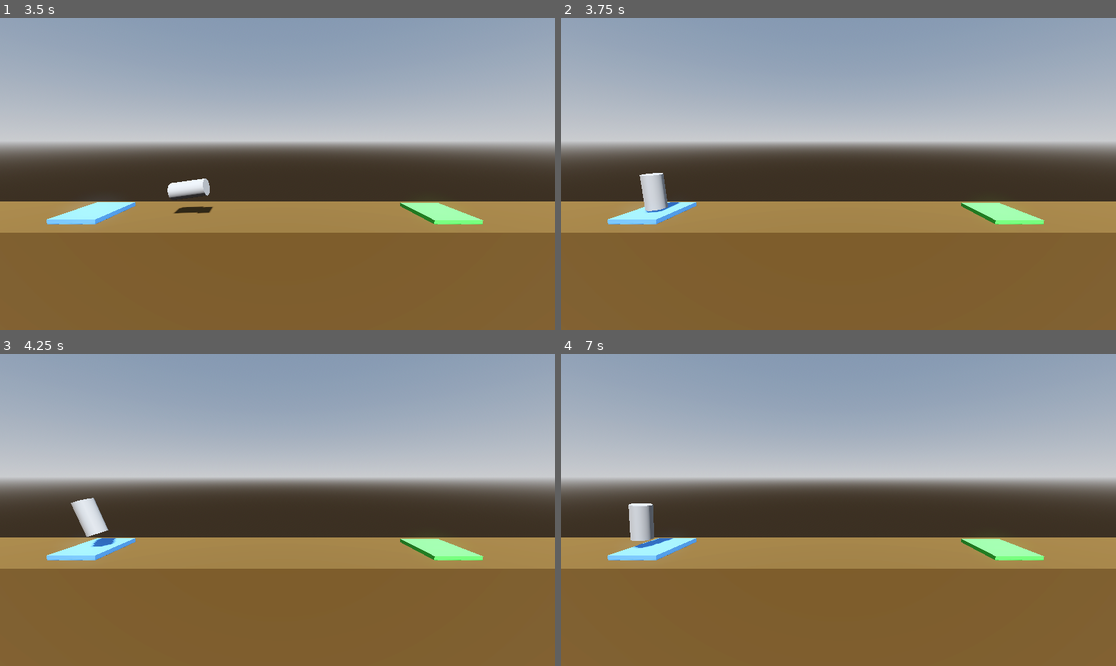
Above: before the commit, frames 1-4 (two rows, left to right).
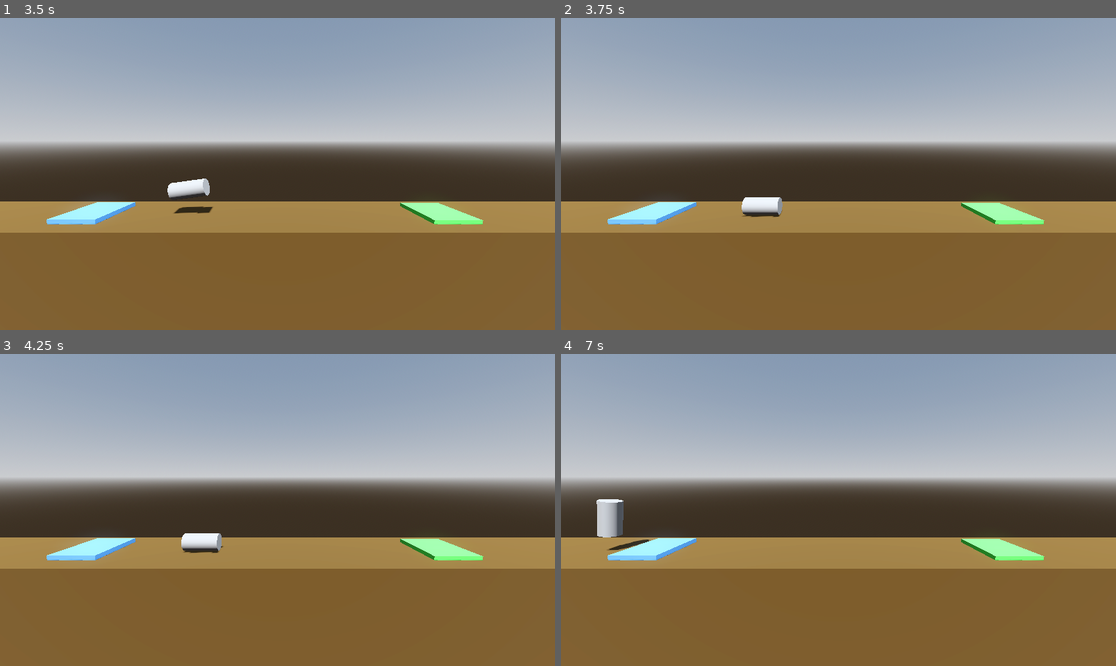
Above: after the commit, the same moments.

Repository: MalcolmD/Project-Boost_Godot
Game: Godot game, scene res://levels/level_1.tscn
Two runs of this game, one before a commit and one after it. Both use one fixed random seed, a clock stepped at 60 frames per second and the inputs below.
Inputs:
- Up to frame 1 (3.5 s): tap Enter at 0.5 s; hold Right (rotateRight) 0.53-1.28 s; hold Space (boost) 0.53-1.28 s; hold Left (rotateLeft) 1.28-2.03 s; tap Space (boost) at 1.35, 2.85 s; hold Space (boost) 2.03-2.78 s; hold Right (rotateRight) from 2.03 s (still down)
- Up to frame 2 (3.75 s): release Right (rotateRight) at 3.53 s; hold Left (rotateLeft) from 3.53 s (still down); hold Space (boost) from 3.53 s (still down)
- Up to frame 3 (4.25 s): keep holding Left (rotateLeft); keep holding Space (boost)
- Up to frame 4 (7 s): release Space (boost) at 4.28 s; tap Space (boost) at 4.35, 5.85 s; hold Space (boost) 5.03-5.78 s; release Left (rotateLeft) at 5.78 s; hold Right (rotateRight) from 5.78 s (still down); hold Space (boost) from 6.53 s (still down)

Frame 1 is identical in both runs. In frame 2, 1.0% of the frame differs, in the area x 14-40%, y 49-64%; in frame 3, 1.0%; in frame 4, 1.3%, in the area x 6-21%, y 46-64%.

Commit message:
Add some tweening (delay) to the succes and fail states. - This adds a slight delay after either hitting an obstacle or hazard. - This also adds a slight delay before moving on to the next level.

Diff:
--- a/player.gd
+++ b/player.gd
@@ -5,6 +5,8 @@
 
 ## How much rotational force to apply when moving.
 @export var torque_thrust: float = 100.0
+
+var is_transitioning: bool = false
 
 # Called every frame. 'delta' is the elapsed time since the previous   frame.
 func _process(delta: float) -> void:
@@ -17,16 +19,40 @@
 		apply_torque(Vector3(0.0, 0.0, torque_thrust * delta))
 
 func _on_body_entered(body: Node) -> void:
-	if "Goal" in body.get_groups():
-		complete_level(body.file_path)
-	if "Hazard" in body.get_groups():
-		crash_sequence()
+	if is_transitioning == false:
+		if "Goal" in body.get_groups():
+			complete_level(body.file_path)
+		if "Hazard" in body.get_groups():
+			crash_sequence()
 
 func crash_sequence() -> void:
 	print("KABOOM! You crashed!")
+
+	# Set state variable so we don't register multiple crashes.
+	is_transitioning = true
+
+	# Disable the _process function (stop player input)
+	set_process(false)
+
+	# Create delay before reloading.
+	var tween = create_tween()
+	tween.tween_interval(1.0)
+	tween.tween_callback(get_tree().reload_current_scene)
 	#call_deferred()
-	get_tree().call_deferred("reload_current_scene")
+	#get_tree().call_deferred("reload_current_scene")
 
 func complete_level(next_level_file) -> void:
 	print("You Made It!")
-	get_tree().call_deferred("change_scene_to_file", next_level_file)
+
+	# Set state variable so we don't register multiple crashes.
+	is_transitioning = true
+
+	# Disable the _process function (stop player input)
+	set_process(false)
+
+		# Create delay before reloading.
+	var tween = create_tween()
+	tween.tween_interval(1.0)
+	tween.tween_callback(get_tree().change_scene_to_file.bind(next_level_file))
+
+	#get_tree().call_deferred("change_scene_to_file", next_level_file)
